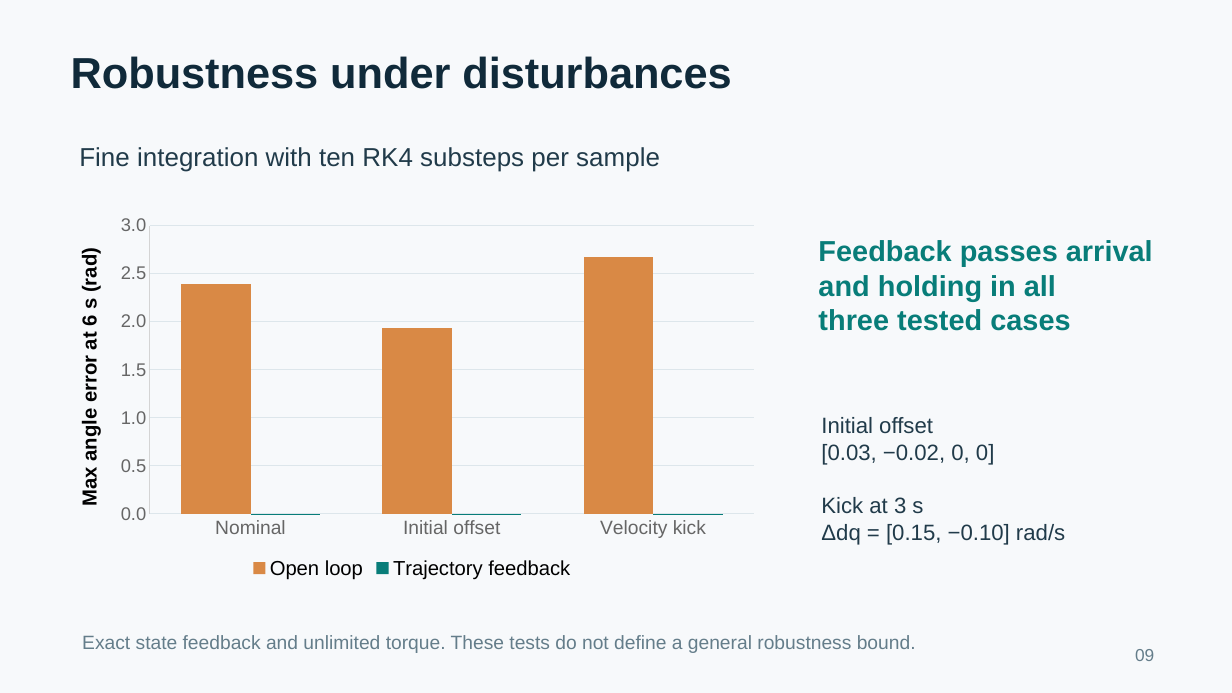
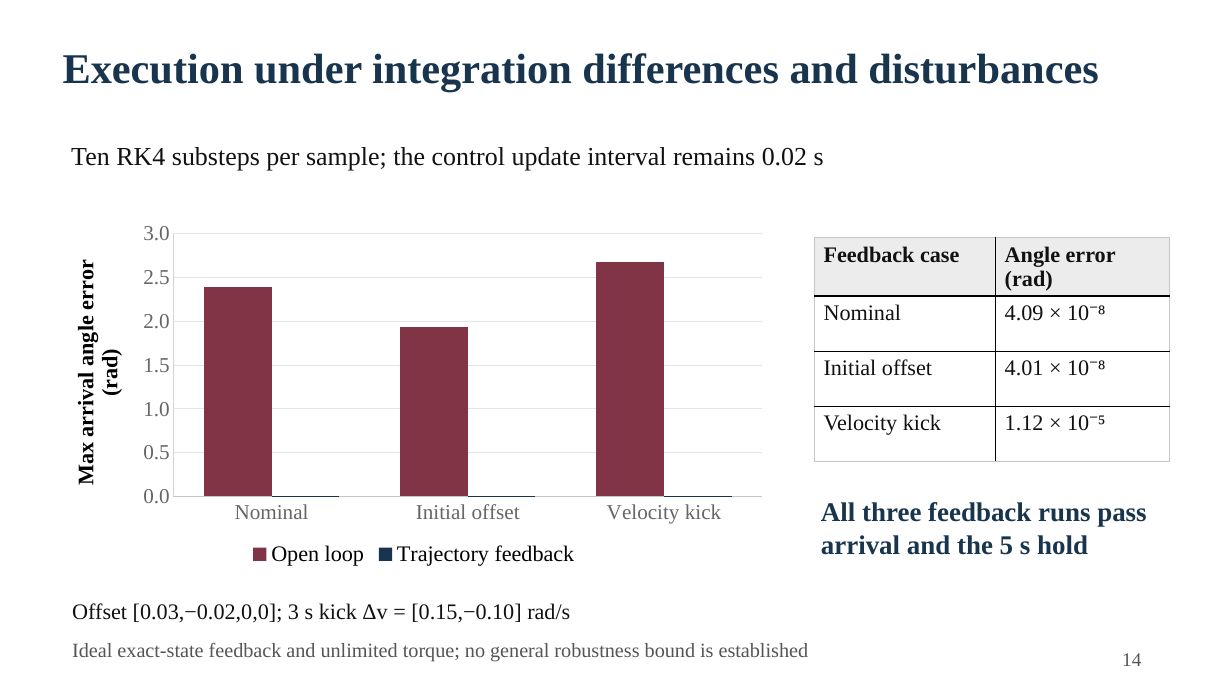
Before and after one commit to nurchoolsm2-hub/Pendubot_Opt_Control, a slide deck: slide 14 of docs/Pendubot Presentation.pptx (slide 9 before the commit). Drawn at 1232x693 pixels with LibreOffice and Linux fonts; fonts in the diff are those of the drawing. Boxes give left, top, right and bottom in pixels: in the first picture for what was removed or moved away, otherwise in the second. Text is boxed around its words. In the diff, an @@ line names an element or a change of style, - is before the commit and + after.

Commit message:
Expand formal Pendubot presentation to 15 slides with dynamics and optimal control

```diff
--- a/docs/Pendubot Presentation.pptx
+++ b/docs/Pendubot Presentation.pptx
@@ background #F7F9FB to #FFFFFF @@
@@ text at [63,53,1098,92]: text changed; size 33.8 to 33 pt; font Arial to Times New Roman; text colour #102A3A to #18354D @@
-Robustness under disturbances
+Execution under integration differences and disturbances
@@ text at [71,147,824,171]: text changed; font Arial to Times New Roman; text colour #213B4A to #111111 @@
-Fine integration with ten RK4 substeps per sample
+Ten RK4 substeps per sample; the control update interval remains 0.02 s
@@ column chart at [51,214,776,570] @@
@@ colour of Open loop #D98945 to #803445 @@
@@ colour of Trajectory feedback #087D79 to #18354D @@
@@ value axis title "Max angle error at 6 s (rad) " to "Max arrival angle error (rad) " @@
@@ legend changed @@
@@ category axis changed @@
@@ value axis changed @@
@@ column chart: place and size @@
-column chart at [55,208,768,583]
+column chart at [51,214,776,570]
@@ table added at [814,238,1169,458], 4 rows, 2 columns @@
+Feedback case | Angle error (rad)
+Nominal | 4.09 × 10⁻⁸
+Initial offset | 4.01 × 10⁻⁸
+Velocity kick | 1.12 × 10⁻⁵
@@ text removed at [818,240,1153,331] @@
-Feedback passes arrival
-and holding in all
-three tested cases
@@ text added at [821,502,1146,555], 21 pt, text #18354D, bold @@
+All three feedback runs pass
+arrival and the 5 s hold
@@ text at [72,603,570,623]: text changed; font Arial to Times New Roman; text colour #213B4A to #111111 @@
-Initial offset
-[0.03, −0.02, 0, 0]
-Kick at 3 s
-Δdq = [0.15, −0.10] rad/s
+Offset [0.03,−0.02,0,0]; 3 s kick Δv = [0.15,−0.10] rad/s
@@ text at [72,643,809,661]: text changed; size 15 to 15.8 pt; font Arial to Times New Roman; text colour #647D8A to #555555 @@
-Exact state feedback and unlimited torque. These tests do not define a general robustness bound.
+Ideal exact-state feedback and unlimited torque; no general robustness bound is established
@@ text added at [1122,653,1141,666], 15 pt, text #555555 @@
+14
@@ text removed at [1135,649,1154,661] @@
-09
```
Also in this commit, not shown: 3 other slides changed, 11 slides added, 6 slides removed, 3 other files.
